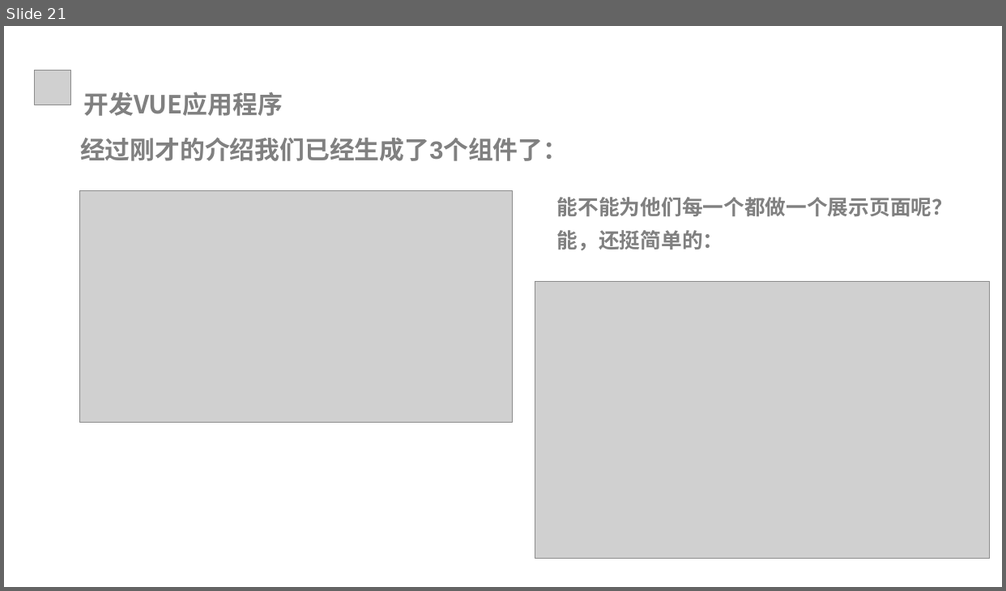
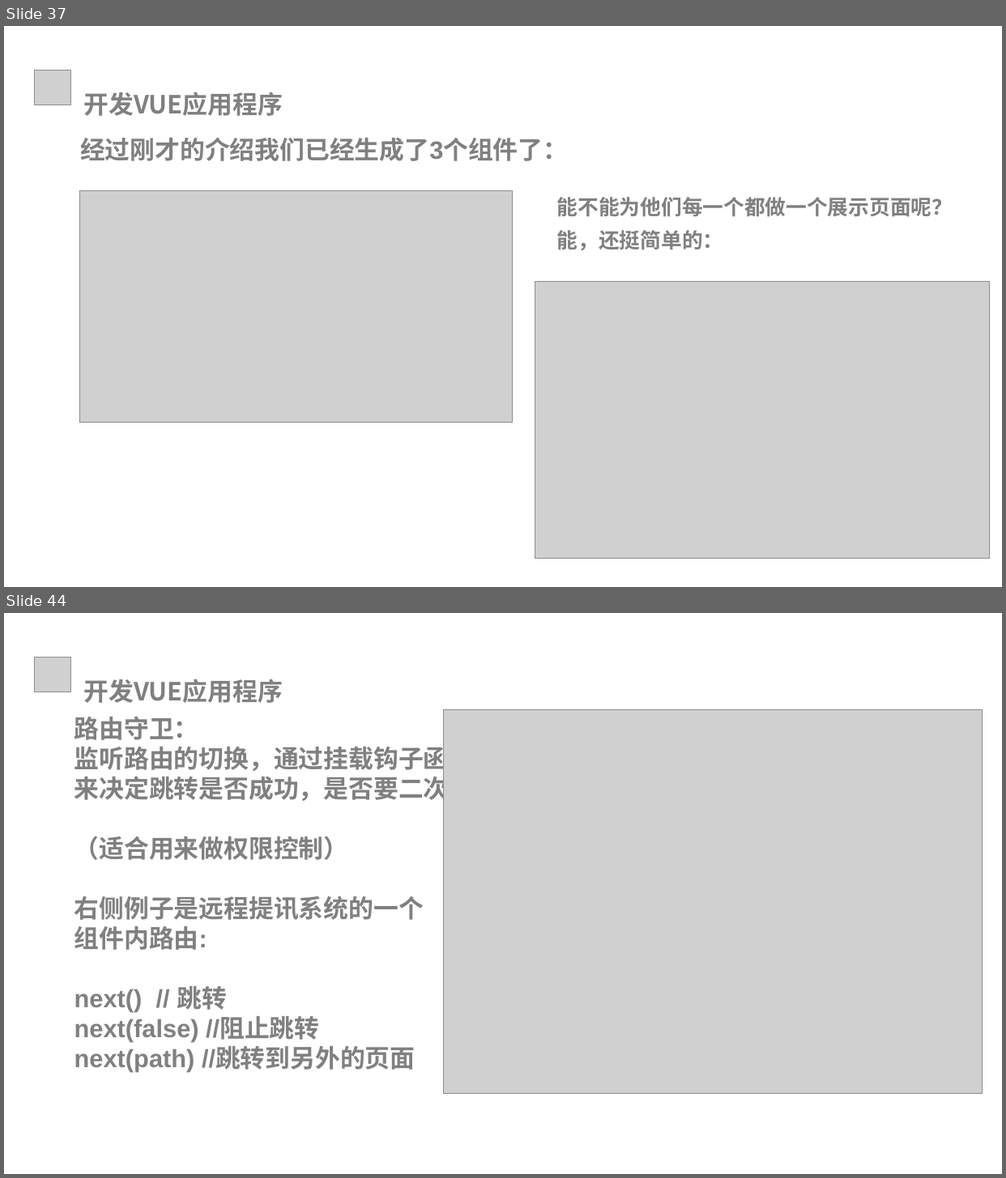
Before and after one commit to xiaozs/ppt, a slide deck: 3.开发VUE应用程序.pptx. Shown one above the other, each under a label of ours: slide 21 before the commit, slides 37 and 44 after it; the slides between them are not shown. The pictures are 1006x591 and 1006x1178 pixels, drawn with LibreOffice and Linux fonts; fonts in the diff are those of the drawing; grey boxes stand for pictures; background and template pictures are left out. Boxes give left, top, right and bottom in pixels: in the first picture for what was removed or moved away, otherwise in the second. Text is boxed around its words. In the diff, an @@ line names an element or a change of style, - is before the commit and + after.

```diff
--- a/3.开发VUE应用程序.pptx
+++ b/3.开发VUE应用程序.pptx
@@ slide 44 added at <box>4,613,1002,1174</box>, background #FFFFFF @@
@@ picture added at <box>34,658,70,692</box> @@
@@ text added at <box>84,679,283,703</box>, 24 pt, text #808080, bold @@
+开发VUE应用程序
@@ picture added at <box>444,709,982,1093</box> @@
@@ text added at <box>74,717,599,1072</box>, 24 pt, text #808080, bold @@
+路由守卫：
+监听路由的切换，通过挂载钩子函数的方式，
+来决定跳转是否成功，是否要二次转换等功能。
+（适合用来做权限控制）
+右侧例子是远程提讯系统的一个
+组件内路由:
+next() // 跳转
+next(false) //阻止跳转
+next(path) //跳转到另外的页面
@@ what was slide 21 is now slide 37 @@
```
Also in this commit, not shown: 3 slides changed, 24 other slides added, 16 other files.
